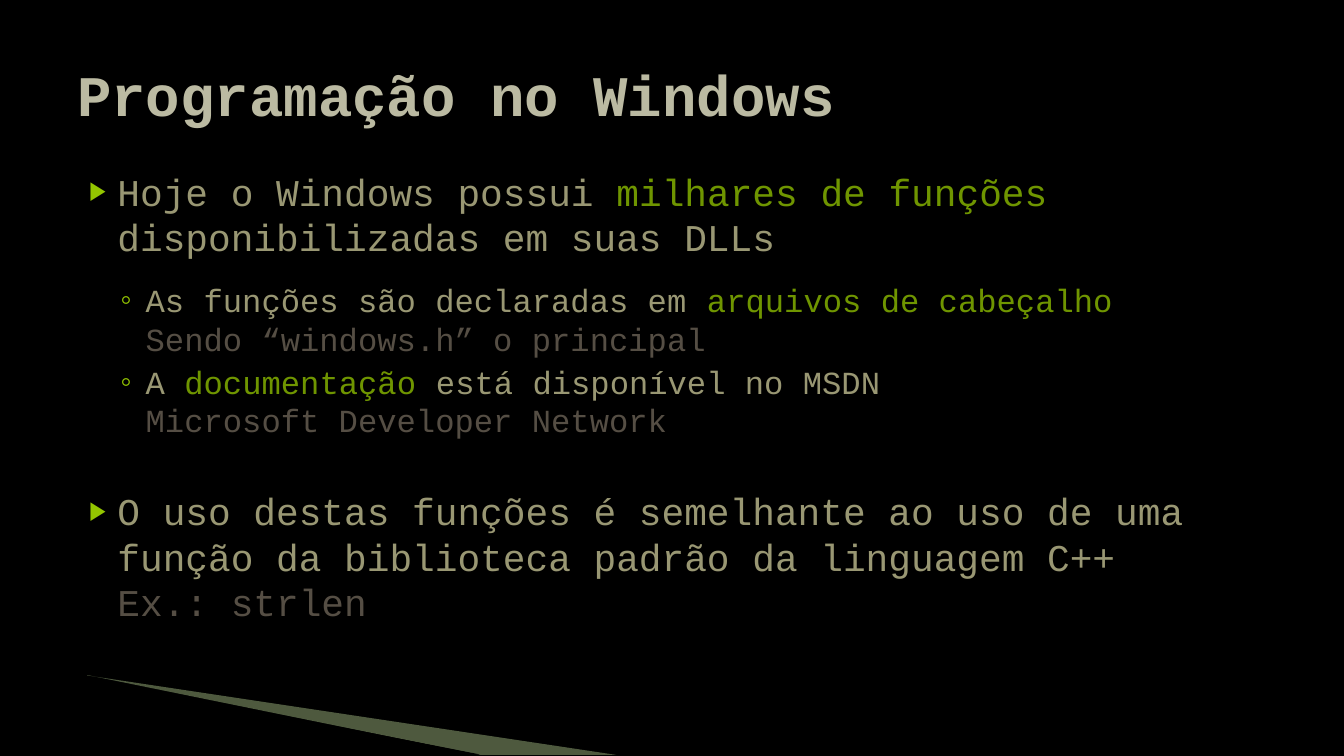
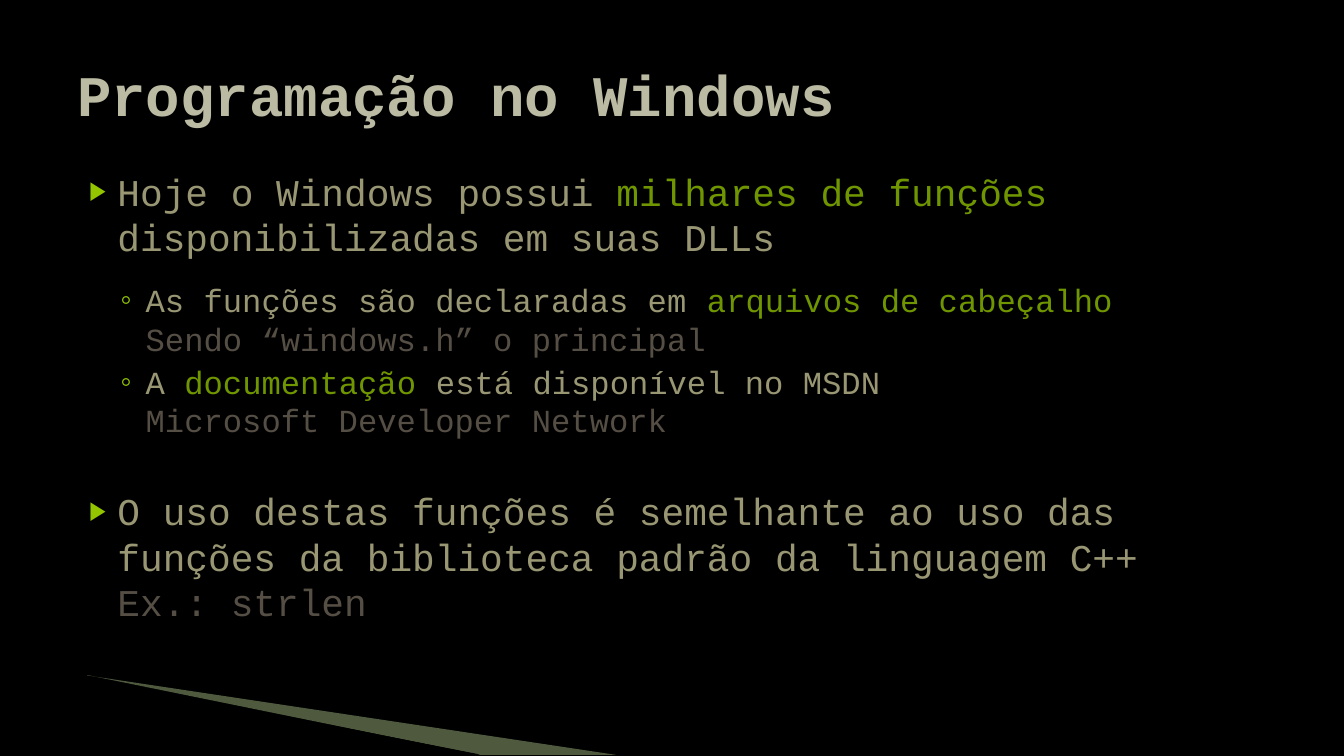
Before and after one commit to JudsonSS/Jogos, a slide deck: slide 7 of Slides/01. Programação Windows.pptx. Drawn at 1344x756 pixels with LibreOffice and Linux fonts; fonts in the diff are those of the drawing; background and template pictures are left out. Boxes give left, top, right and bottom in pixels: in the first picture for what was removed or moved away, otherwise in the second. Text is boxed around its words. In the diff, an @@ line names an element or a change of style, - is before the commit and + after.

```diff
--- a/Slides/01. Programação Windows.pptx
+++ b/Slides/01. Programação Windows.pptx
@@ text at (117,498,1138,616): text changed @@
-▶ O uso destas funções é semelhante ao uso de uma função da biblioteca padrão da linguagem C++
-  Ex.: strlen
+▶ O uso destas funções é semelhante ao uso das funções da biblioteca padrão da linguagem C++
+  Ex.: strlen
```
Also in this commit, not shown: 10 other slides changed.
